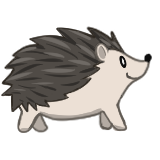
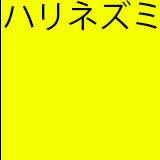
The second 160x160 image is a revision of the first. Changes to its layers:
removed group "左" (5 layers) over (1, 26, 152, 147)
renamed "ラフ" to "ハリネズミ", showed it, opacity 38% → 100%, painted on it over (4, 0, 157, 129)
renamed "用紙" to "長方形 1", showed it, painted on it over (0, 0, 160, 160)
renamed "線2" to "背景", moved it out of group "左", painted on it over (0, 0, 160, 160)
removed layer "影と光2" from group "左" over (3, 28, 121, 103)
removed layer "針2" from group "左" over (3, 28, 123, 110)
removed layer "影2" (was 25%) from group "左" over (16, 34, 134, 147)
removed layer "肌2" from group "左" over (17, 39, 150, 133)
